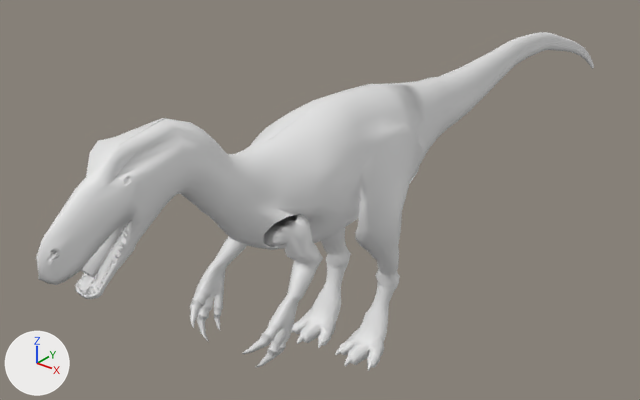
An edit to the Blender file Dinosaur.blend, drawn before and after from the same camera.
Camera for both pictures: a camera (50 mm lens) standing at (3.97, -5.35, 4.62) and looking at (-0.6, 0.37, 1.07). Lighting does not change. The marker at lower left points along +X, +Y and +Z. Both versions are drawn at the pose saved in each file; the numbers are the values there.

The first picture shows 'Circle.003', 'Patte Arriere'.
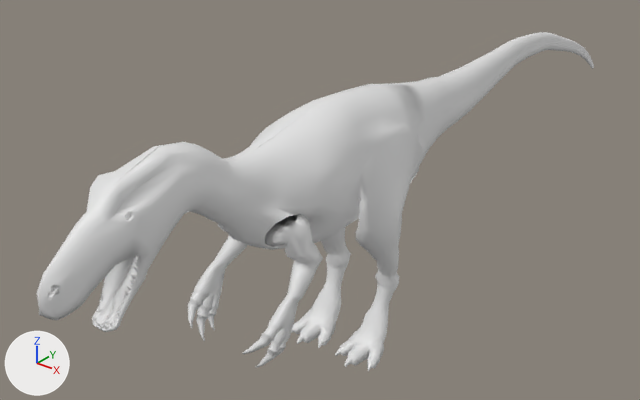
Diff of the bpy script that builds the scene:
```diff
--- a/Dinosaur.blend.py
+++ b/Dinosaur.blend.py
@@ bone_bone_003_l_003 @@
 bone_bone_003_l_003 = bpy.data.objects['Armature'].pose.bones['Bone.003_L.003']  # child of 'Bone.003_L.002'
-bone_bone_003_l_003.rotation_quaternion = (0.994, 0.0, 0.071, 0.088)  # degrees (1, 8, 10)
+bone_bone_003_l_003.rotation_quaternion = (1.0, 0.0, 0.0, 0.0)  # degrees (0, 0, 0)
@@ bone_bone_044 @@
 bone_bone_044 = bpy.data.objects['Armature'].pose.bones['Bone.044']
-bone_bone_044.location = (0.06, -0.13, 0.15)
+bone_bone_044.location = (0.0, 0.0, 0.0)
```

Location of each change, [x1, y1, x2, y2] in pixels of the pictures (640 x 400 px):
'Patte Arriere', posed
    before: [36, 32, 594, 371]
    after: [37, 32, 594, 371]
'Circle.003', posed (15% narrower)
    before: [76, 228, 128, 295]
    after: [93, 261, 137, 329]
bone 'Bone.003_L.003', root to tip
    before: (220, 265) to (212, 291)
    after: (220, 265) to (209, 290)
